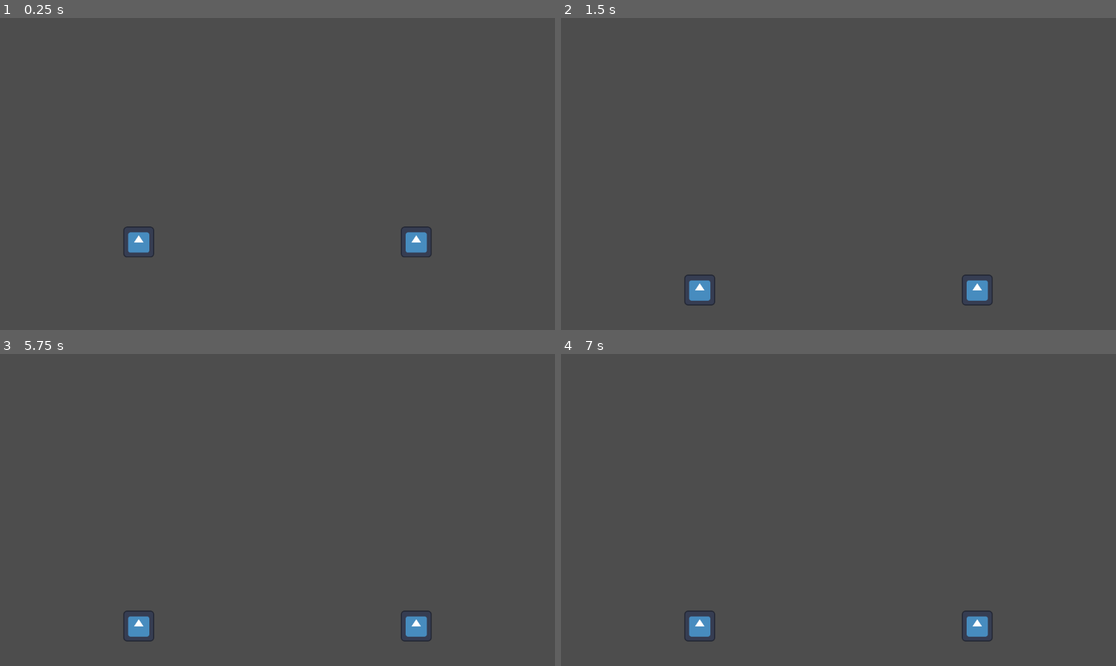
Above: before the commit, frames 1-4 (two rows, left to right).
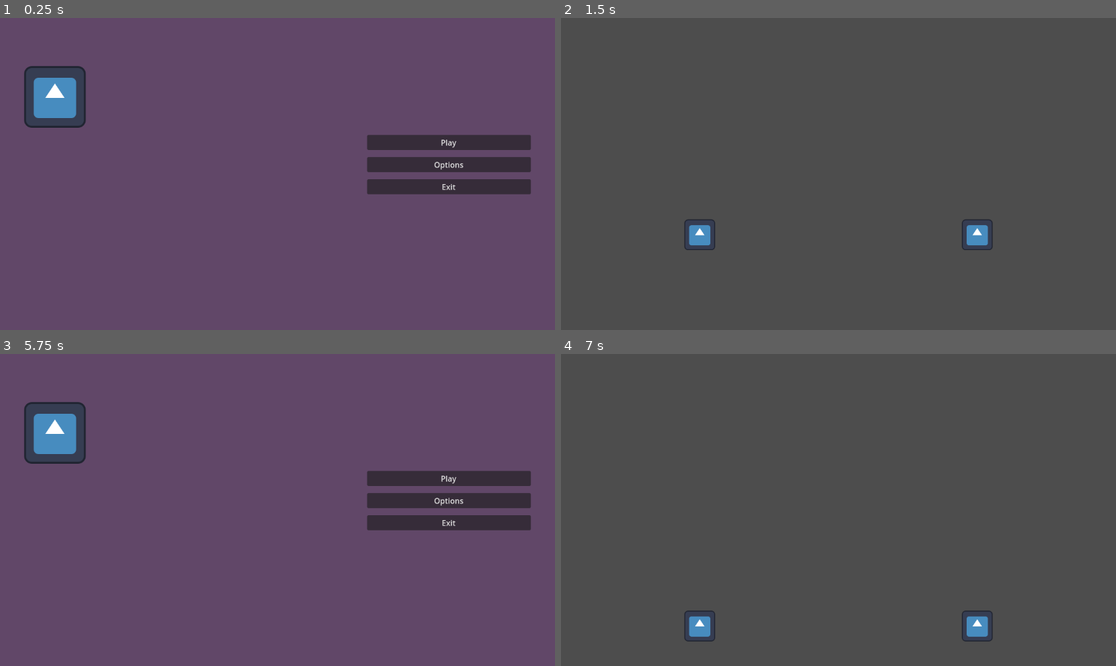
Above: after the commit, the same moments.

Repository: VitaminTussle/absurd-fighting-game
Game: Godot game, scene res://main.tscn
The game is run twice, just before and just after one commit, with the same random seed, the same clock (stepped at 60 frames per second) and the same inputs. The engine's default icon, where the game draws it, is replaced by a stand-in: a white triangle on a blue panel in a dark square.
Inputs (mouse positions are in pixels of both pictures, inside the frame that each line leads up to):
- Up to frame 1 (0.25 s): no input
- Up to frame 2 (1.5 s): click (1010, 164) at 0.5 s, where only the run after the commit has a clickable "Options"; click (1010, 142) at 1.25 s, where only the run after the commit has a clickable "Play"
- Up to frame 3 (5.75 s): tap Enter at 2.75, 4.25 s; tap Space at 3.5, 5 s; tap Escape (ui_cancel) at 5.65 s
- Up to frame 4 (7 s): click (1010, 478) at 5.75 s, where only the run after the commit has a clickable "Play"

The runs differ from the first frame. In frame 1, 99% of the frame differs, in the area x 0-100%, y 0-100%; in frame 2, 1.3%; in frame 3, 99%; in frame 4, nothing differs.

Commit message:
added basic main menu and navigation

Diff:
--- a/arena/arena.gd
+++ b/arena/arena.gd
@@ -1,4 +1,6 @@
-extends Node2D
+class_name Arena extends Node2D
+
+signal quit_to_menu
 
 const CAMERA_X_LIMIT = 1000
 
@@ -35,6 +37,9 @@
 	%ArenaCam.position.x = vp_size.x / 2 if not player_1 or not player_2 else ((player_1.position.x + player_2.position.x) / 2)
 	%ArenaCam.position.y = vp_size.y / 2
 
+	if Input.is_action_just_pressed("ui_cancel"):
+		quit_to_menu.emit()
+
 # util methods
 
 func _deal_damage(to_player: int, amount: float):
--- /dev/null
+++ b/main.gd
@@ -0,0 +1,20 @@
+extends Node2D
+
+@onready var main_menu = %MainMenu
+
+var arena_preload = null
+var arena: Arena = null
+
+func _ready():
+	arena_preload = preload("res://arena/arena.tscn")
+
+func _on_arena_quit():
+	main_menu.visible = true
+	remove_child(arena)
+	arena = null
+
+func _on_main_menu_play():
+	main_menu.visible = false
+	arena = arena_preload.instantiate()
+	arena.quit_to_menu.connect(_on_arena_quit)
+	add_child(arena)
--- a/main.tscn
+++ b/main.tscn
@@ -1,7 +1,14 @@
-[gd_scene load_steps=2 format=3 uid="uid://o0lruklcvlia"]
+[gd_scene load_steps=3 format=3 uid="uid://o0lruklcvlia"]
 
-[ext_resource type="PackedScene" uid="uid://cxu1v5wysndgd" path="res://arena/arena.tscn" id="1_xaqel"]
+[ext_resource type="Script" path="res://main.gd" id="1_cs0tv"]
+[ext_resource type="PackedScene" uid="uid://ckipy4jxybhu3" path="res://menus/main_menu/main_menu.tscn" id="2_ivg8r"]
 
 [node name="Main" type="Node2D"]
+script = ExtResource("1_cs0tv")
 
-[node name="Arena" parent="." instance=ExtResource("1_xaqel")]
+[node name="CanvasLayer" type="CanvasLayer" parent="."]
+
+[node name="MainMenu" parent="CanvasLayer" instance=ExtResource("2_ivg8r")]
+unique_name_in_owner = true
+
+[connection signal="play" from="CanvasLayer/MainMenu" to="." method="_on_main_menu_play"]
--- /dev/null
+++ b/menus/main_menu/main_menu.gd
@@ -0,0 +1,12 @@
+extends Control
+
+signal play
+
+func _on_play_button_pressed():
+	play.emit()
+
+func _on_options_button_pressed():
+	pass # TODO
+
+func _on_exit_button_pressed():
+	get_tree().quit()
--- /dev/null
+++ b/menus/main_menu/main_menu.tscn
@@ -0,0 +1,96 @@
+[gd_scene load_steps=3 format=3 uid="uid://ckipy4jxybhu3"]
+
+[ext_resource type="Script" path="res://menus/main_menu/main_menu.gd" id="1_82ujx"]
+[ext_resource type="Texture2D" uid="uid://bk653rk7n6pek" path="res://icon.svg" id="2_alhj3"]
+
+[node name="MainMenu" type="Control"]
+layout_mode = 3
+anchors_preset = 15
+anchor_right = 1.0
+anchor_bottom = 1.0
+grow_horizontal = 2
+grow_vertical = 2
+script = ExtResource("1_82ujx")
+
+[node name="ColorRect" type="ColorRect" parent="."]
+layout_mode = 1
+anchors_preset = 15
+anchor_right = 1.0
+anchor_bottom = 1.0
+grow_horizontal = 2
+grow_vertical = 2
+color = Color(0.380392, 0.278431, 0.407843, 1)
+
+[node name="MarginContainer" type="MarginContainer" parent="ColorRect"]
+layout_mode = 1
+anchors_preset = 15
+anchor_right = 1.0
+anchor_bottom = 1.0
+grow_horizontal = 2
+grow_vertical = 2
+theme_override_constants/margin_left = 50
+theme_override_constants/margin_top = 100
+theme_override_constants/margin_right = 50
+theme_override_constants/margin_bottom = 100
+
+[node name="GridContainer" type="GridContainer" parent="ColorRect/MarginContainer"]
+layout_mode = 2
+theme_override_constants/h_separation = 15
+theme_override_constants/v_separation = 15
+columns = 3
+
+[node name="TextureRect" type="TextureRect" parent="ColorRect/MarginContainer/GridContainer"]
+layout_mode = 2
+size_flags_horizontal = 0
+texture = ExtResource("2_alhj3")
+
+[node name="BoxContainer" type="BoxContainer" parent="ColorRect/MarginContainer/GridContainer"]
+layout_mode = 2
+size_flags_horizontal = 3
+
+[node name="BoxContainer2" type="BoxContainer" parent="ColorRect/MarginContainer/GridContainer"]
+layout_mode = 2
+size_flags_horizontal = 3
+
+[node name="BoxContainer3" type="BoxContainer" parent="ColorRect/MarginContainer/GridContainer"]
+layout_mode = 2
+size_flags_horizontal = 3
+
+[node name="BoxContainer4" type="BoxContainer" parent="ColorRect/MarginContainer/GridContainer"]
+layout_mode = 2
+size_flags_horizontal = 3
+
+[node name="PlayButton" type="Button" parent="ColorRect/MarginContainer/GridContainer"]
+unique_name_in_owner = true
+layout_mode = 2
+text = "Play"
+
+[node name="BoxContainer5" type="BoxContainer" parent="ColorRect/MarginContainer/GridContainer"]
+layout_mode = 2
+size_flags_horizontal = 3
+
+[node name="BoxContainer6" type="BoxContainer" parent="ColorRect/MarginContainer/GridContainer"]
+layout_mode = 2
+size_flags_horizontal = 3
+
+[node name="OptionsButton" type="Button" parent="ColorRect/MarginContainer/GridContainer"]
+unique_name_in_owner = true
+layout_mode = 2
+text = "Options"
+
+[node name="BoxContainer7" type="BoxContainer" parent="ColorRect/MarginContainer/GridContainer"]
+layout_mode = 2
+size_flags_horizontal = 3
+
+[node name="BoxContainer8" type="BoxContainer" parent="ColorRect/MarginContainer/GridContainer"]
+layout_mode = 2
+size_flags_horizontal = 3
+
+[node name="ExitButton" type="Button" parent="ColorRect/MarginContainer/GridContainer"]
+unique_name_in_owner = true
+layout_mode = 2
+text = "Exit"
+
+[connection signal="pressed" from="ColorRect/MarginContainer/GridContainer/PlayButton" to="." method="_on_play_button_pressed"]
+[connection signal="pressed" from="ColorRect/MarginContainer/GridContainer/OptionsButton" to="." method="_on_options_button_pressed"]
+[connection signal="pressed" from="ColorRect/MarginContainer/GridContainer/ExitButton" to="." method="_on_exit_button_pressed"]
